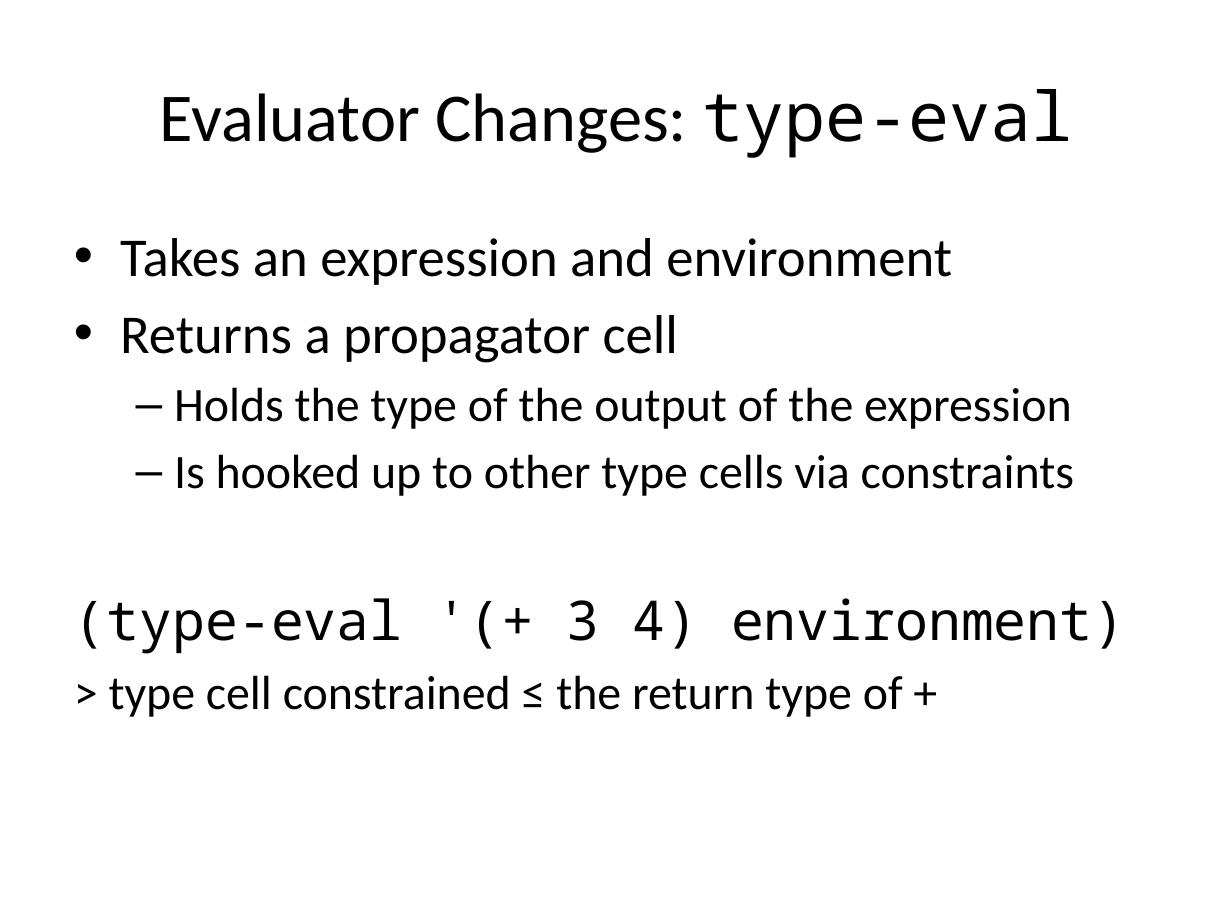
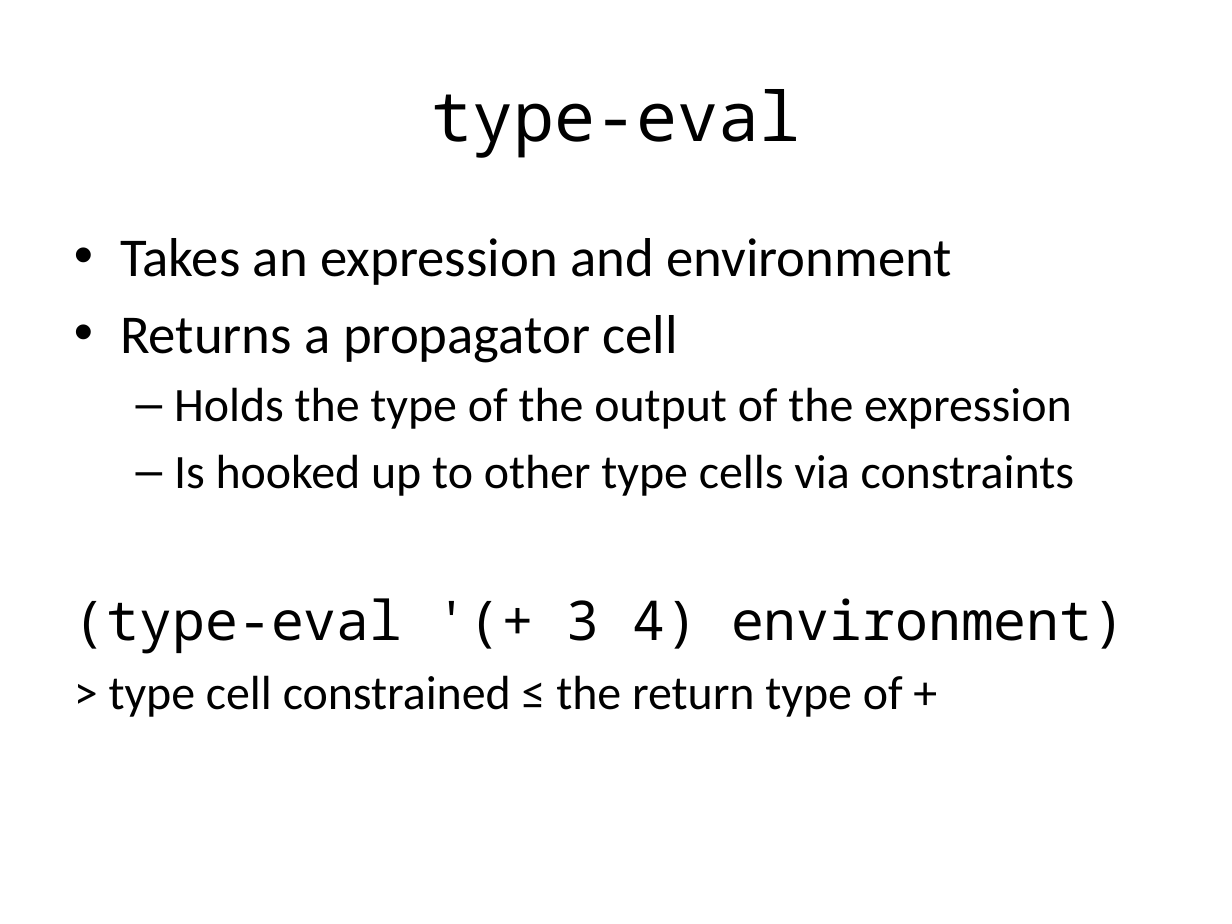
Before and after one commit to ahaven/6.945-Project, a slide deck: slide 7 of notes/Propagator_Type_Inferencer.pptx (slide 5 before the commit). Drawn at 1232x924 pixels with LibreOffice and Linux fonts; fonts in the diff are those of the drawing. Boxes give left, top, right and bottom in pixels: in the first picture for what was removed or moved away, otherwise in the second. Text is boxed around its words. In the diff, an @@ line names an element or a change of style, - is before the commit and + after.

Commit message:
type-apply slide

```diff
--- a/notes/Propagator_Type_Inferencer.pptx
+++ b/notes/Propagator_Type_Inferencer.pptx
@@ title at <box>431,89,800,158</box>: text changed; font Calibri to Noto Sans Mono @@
-Evaluator Changes: type-eval
+type-eval
```
Also in this commit, not shown: 1 slide added.
